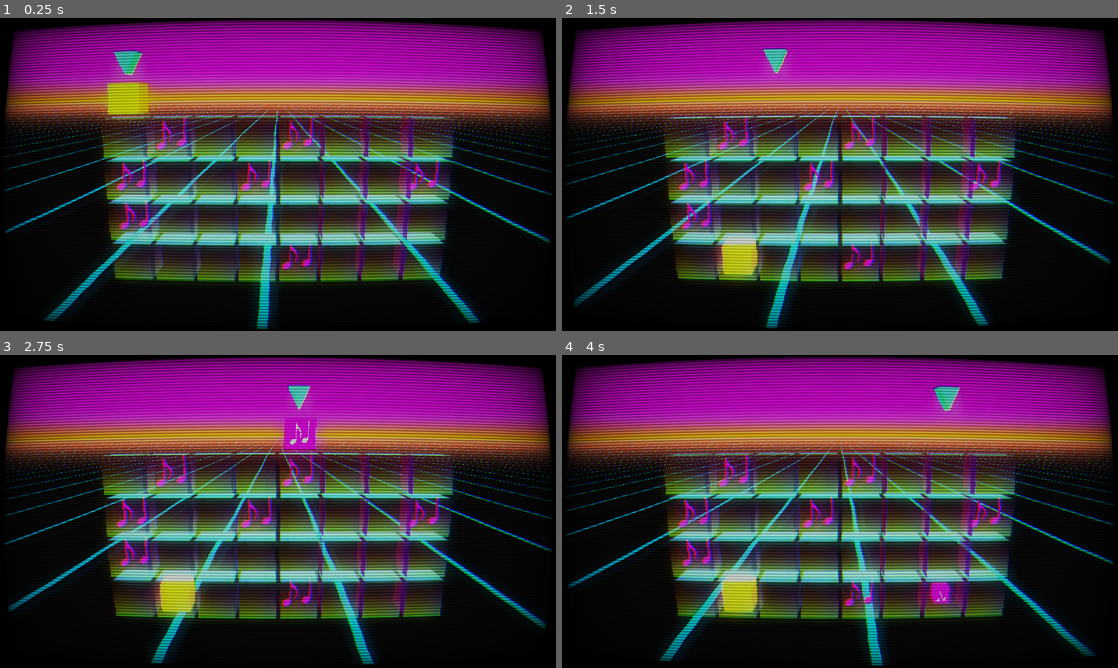
Above: before the commit, frames 1-4 (two rows, left to right).
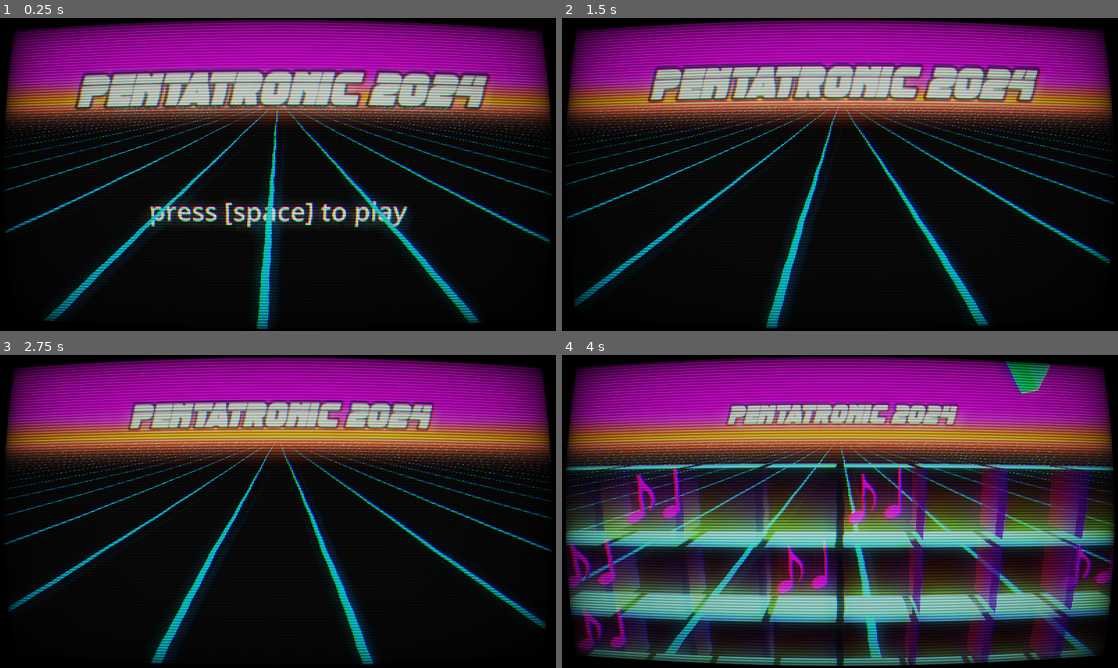
Above: after the commit, the same moments.

Repository: Lumbi/GMTK2024
Game: Godot game, scene res://play.tscn
Two runs of this game, one before a commit and one after it. Both use one fixed random seed, a clock stepped at 60 frames per second and the inputs below.
Inputs:
- Up to frame 1 (0.25 s): no input
- Up to frame 2 (1.5 s): tap Space (drop) at 0.6, 1.35 s
- Up to frame 3 (2.75 s): tap Space (drop) at 2.1 s
- Up to frame 4 (4 s): tap Space (drop) at 2.85, 3.6 s

The runs differ from the first frame. In frame 1, 36% of the frame differs, in the area x 2-96%, y 10-86%; in frame 2, 35%; in frame 3, 32%; in frame 4, 52%, in the area x 0-100%, y 2-100%.

Commit message:
camera pan

Diff:
--- a/play.gd
+++ b/play.gd
@@ -21,6 +21,8 @@
 @onready var lane2: Node3D = get_node("Lanes/Lane2")
 @onready var lane3: Node3D = get_node("Lanes/Lane3")
 @onready var lanes: Array = [lane0, lane1, lane2, lane3]
+
+var is_playing: bool = false
 
 func _ready() -> void:
 	randomize()
@@ -59,10 +61,16 @@
 		_hit_beat()
 
 	if Input.is_action_just_pressed("drop"):
-		if beat_time < beat_duration * beat_trailing_acceptance_threshold_ratio: # on time
-			_try_drop(current_beat_index)
-		elif beat_time > (beat_duration * (1 - beat_leading_acceptance_threshold_ratio)): # a bit early
-			_try_drop((current_beat_index + 1) % 8)
+		if is_playing:
+			if beat_time < beat_duration * beat_trailing_acceptance_threshold_ratio: # on time
+				_try_drop(current_beat_index)
+			elif beat_time > (beat_duration * (1 - beat_leading_acceptance_threshold_ratio)): # a bit early
+				_try_drop((current_beat_index + 1) % 8)
+		else:
+			is_playing = true # TODO: Wait for camera to finish
+			$AnimationPlayer.current_animation = "play_start_camera"
+			$AnimationPlayer.play()
+			$HowTo.hide()
 
 func _try_drop(index: int) -> void:
 	if current_hover_block:
--- a/play.tscn
+++ b/play.tscn
@@ -7,6 +7,7 @@
 [ext_resource type="Shader" path="res://grid.gdshader" id="5_413fk"]
 [ext_resource type="Shader" path="res://crt.gdshader" id="6_ohr5e"]
 [ext_resource type="AudioStream" uid="uid://ce0i2wwussryr" path="res://audio/song/GMTK2024-beat.wav" id="7_6cwqp"]
+[ext_resource type="FontFile" uid="uid://c71oi01jvstcv" path="res://fonts/retronoid/Retronoid Italic.otf" id="8_jy0mh"]
 
 [sub_resource type="ProceduralSkyMaterial" id="ProceduralSkyMaterial_ptk4i"]
 sky_top_color = Color(0.573551, 0.0276981, 1, 1)
@@ -45,14 +46,87 @@
 [sub_resource type="ShaderMaterial" id="ShaderMaterial_o3on5"]
 shader = ExtResource("6_ohr5e")
 
+[sub_resource type="Animation" id="Animation_shotd"]
+resource_name = "play_start_camera"
+length = 5.0
+tracks/0/type = "value"
+tracks/0/imported = false
+tracks/0/enabled = true
+tracks/0/path = NodePath("Camera3D:position")
+tracks/0/interp = 1
+tracks/0/loop_wrap = true
+tracks/0/keys = {
+"times": PackedFloat32Array(0, 5),
+"transitions": PackedFloat32Array(-2, -2),
+"update": 0,
+"values": [Vector3(0, 1.325, -10), Vector3(0, 1.325, 10)]
+}
+tracks/1/type = "value"
+tracks/1/imported = false
+tracks/1/enabled = true
+tracks/1/path = NodePath("Title:position")
+tracks/1/interp = 1
+tracks/1/loop_wrap = true
+tracks/1/keys = {
+"times": PackedFloat32Array(0, 5),
+"transitions": PackedFloat32Array(1, -2),
+"update": 0,
+"values": [Vector3(0, 2, -30), Vector3(0, 4, -30)]
+}
+
+[sub_resource type="Animation" id="Animation_akxcg"]
+length = 0.001
+tracks/0/type = "value"
+tracks/0/imported = false
+tracks/0/enabled = true
+tracks/0/path = NodePath("Camera3D:position")
+tracks/0/interp = 1
+tracks/0/loop_wrap = true
+tracks/0/keys = {
+"times": PackedFloat32Array(0),
+"transitions": PackedFloat32Array(1),
+"update": 0,
+"values": [Vector3(0, 1.325, -10)]
+}
+tracks/1/type = "value"
+tracks/1/imported = false
+tracks/1/enabled = true
+tracks/1/path = NodePath("Title:position")
+tracks/1/interp = 1
+tracks/1/loop_wrap = true
+tracks/1/keys = {
+"times": PackedFloat32Array(0),
+"transitions": PackedFloat32Array(1),
+"update": 0,
+"values": [Vector3(0, 2, -30)]
+}
+
+[sub_resource type="AnimationLibrary" id="AnimationLibrary_aw04j"]
+_data = {
+"RESET": SubResource("Animation_akxcg"),
+"play_start_camera": SubResource("Animation_shotd")
+}
+
 [node name="root" type="Node3D"]
 script = ExtResource("1_uihu7")
 
 [node name="Camera3D" type="Camera3D" parent="."]
-transform = Transform3D(1, 0, 0, 0, 0.984808, 0.173648, 0, -0.173648, 0.984808, 0, 1.325, 10)
+transform = Transform3D(1, 0, 0, 0, 0.984808, 0.173648, 0, -0.173648, 0.984808, 0, 1.325, -10)
 environment = SubResource("Environment_jqgu0")
 current = true
 fov = 40.0
+
+[node name="Title" type="Label3D" parent="."]
+transform = Transform3D(1, 0, 0, 0, 1, 0, 0, 0, 1, 0, 2, -30)
+pixel_size = 0.05
+text = "PENTATRONIC 2024"
+font = ExtResource("8_jy0mh")
+font_size = 42
+
+[node name="HowTo" type="Label3D" parent="."]
+transform = Transform3D(1, 0, 0, 0, 1, 0, 0, 0, 1, 0, -4, -30)
+text = "press [space] to play"
+font_size = 256
 
 [node name="DirectionalLight3D" type="DirectionalLight3D" parent="."]
 transform = Transform3D(0.934981, -0.24077, 0.260464, 0.0821646, 0.861367, 0.501295, -0.345051, -0.4473, 0.825144, 0, 6.36168, 0)
@@ -100,3 +174,8 @@
 [node name="BGM" type="AudioStreamPlayer" parent="."]
 stream = ExtResource("7_6cwqp")
 autoplay = true
+
+[node name="AnimationPlayer" type="AnimationPlayer" parent="."]
+libraries = {
+"": SubResource("AnimationLibrary_aw04j")
+}
Binary file added: fonts/retronoid/Retronoid Italic.otf
Not shown, added: fonts/retronoid/Retronoid Italic.otf.import
Binary file added: fonts/retronoid/Retronoid Italic.ttf
Not shown, added: fonts/retronoid/Retronoid Italic.ttf.import
Binary file added: fonts/retronoid/Retronoid.otf
Not shown, added: fonts/retronoid/Retronoid.otf.import
Binary file added: fonts/retronoid/Retronoid.png
Not shown, added: fonts/retronoid/Retronoid.png.import
Binary file added: fonts/retronoid/Retronoid.ttf
Not shown, added: fonts/retronoid/Retronoid.ttf.import
Not shown, added: fonts/retronoid/license.txt
Not shown: 1 places in play.tscn that only renumber resources
